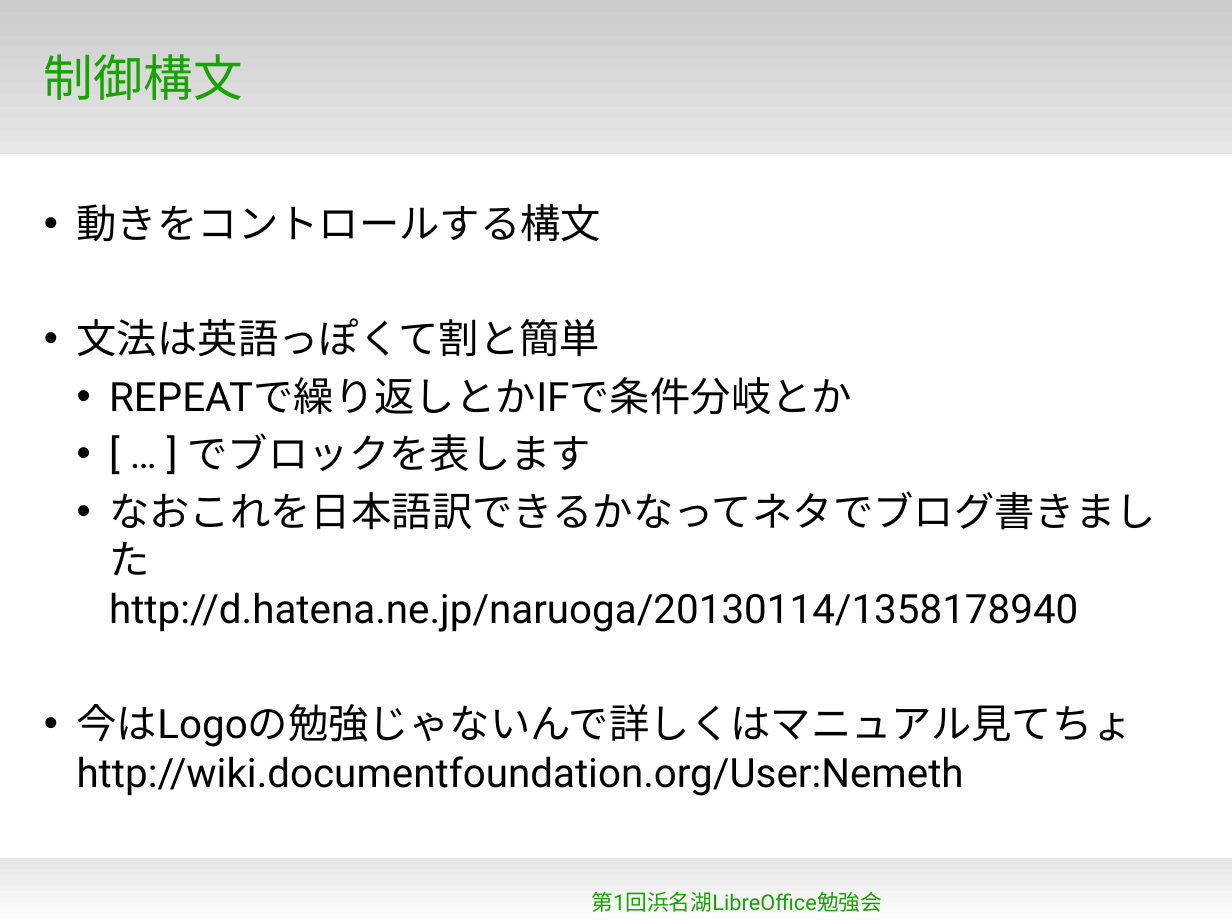
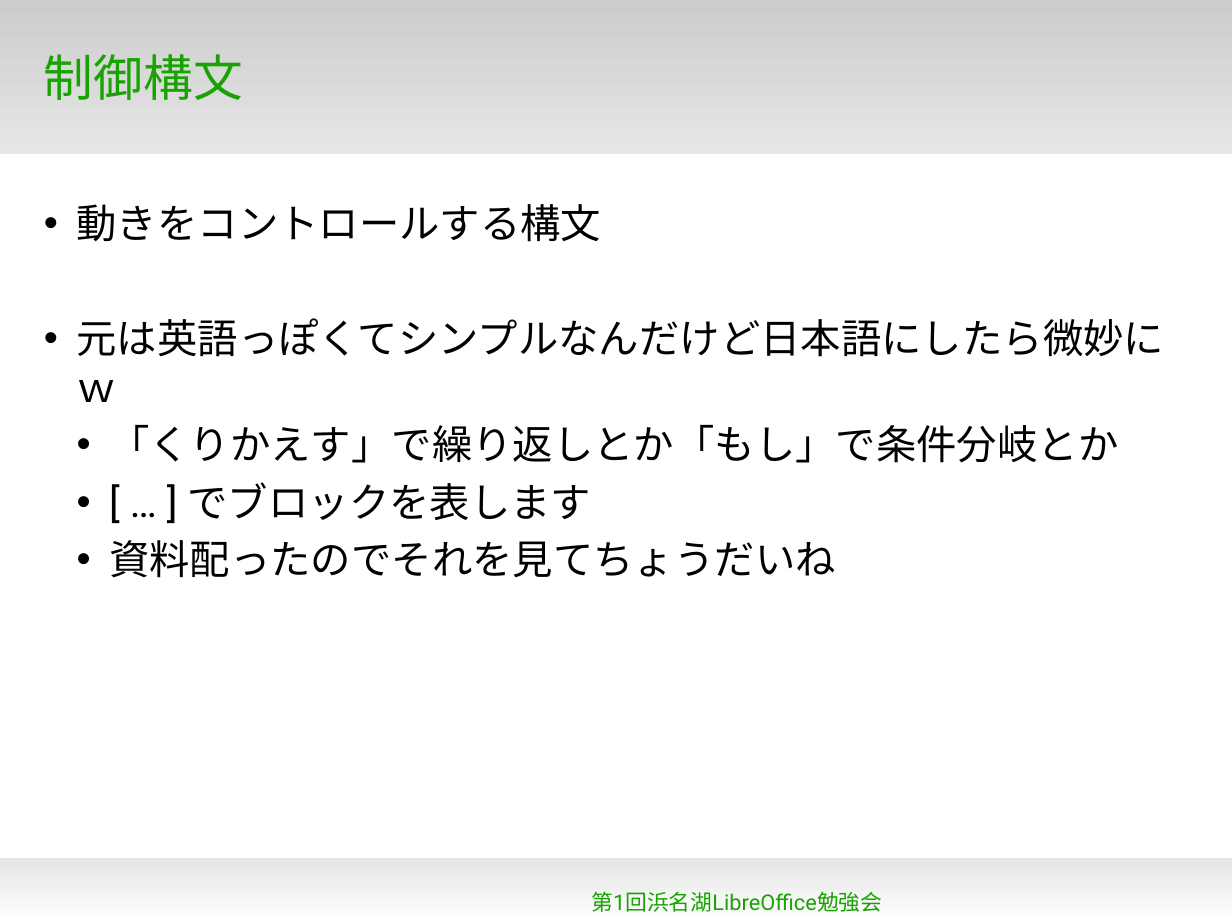
Before and after one commit to naruoga/KantoLibreOffice, a slide deck: slide 10 of Apr2013/LibreLogo.odp (slide 9 before the commit). Drawn at 1232x924 pixels with LibreOffice and Linux fonts; fonts in the diff are those of the drawing; background and template pictures are left out. Boxes give left, top, right and bottom in pixels: in the first picture for what was removed or moved away, otherwise in the second. Text is boxed around its words. In the diff, an @@ line names an element or a change of style, - is before the commit and + after.

```diff
--- a/Apr2013/LibreLogo.odp
+++ b/Apr2013/LibreLogo.odp
@@ text at (77,318,1165,463): text changed @@
-• 文法は英語っぽくて割と簡単
-  • REPEATで繰り返しとかIFで条件分岐とか
+• 元は英語っぽくてシンプルなんだけど日本語にしたら微妙にｗ
+  • 「くりかえす」で繰り返しとか「もし」で条件分岐とか
@@ text at (109,540,836,578): text changed @@
-  • なおこれを日本語訳できるかなってネタでブログ書きました
-    http://d.hatena.ne.jp/naruoga/20130114/1358178940
-• 今はLogoの勉強じゃないんで詳しくはマニュアル見てちょ
-  http://wiki.documentfoundation.org/User:Nemeth
+  • 資料配ったのでそれを見てちょうだいね
```
Also in this commit, not shown: 5 other slides changed, 3 slides added, 1 slide removed, 5 other files.
